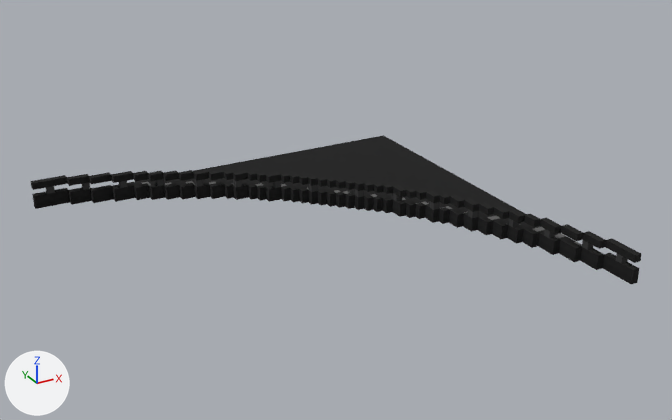
The OBJ model Game Dev 2/Assets/Models/Tracks/90_Large/90_Large-1.obj, before and after one commit.
Camera for both pictures: a camera (50 mm lens) standing at (-44.2, -93.9, 54.5) and looking at (11.1, 6.6, 4.2). The lights are fixed; the arrows at lower left show +X, +Y and +Z. Where no turn or scale is listed for an object, it has been applied to the vertices. Vertices at the same position are counted once.

Objects in the first picture: '90_Large-1'.
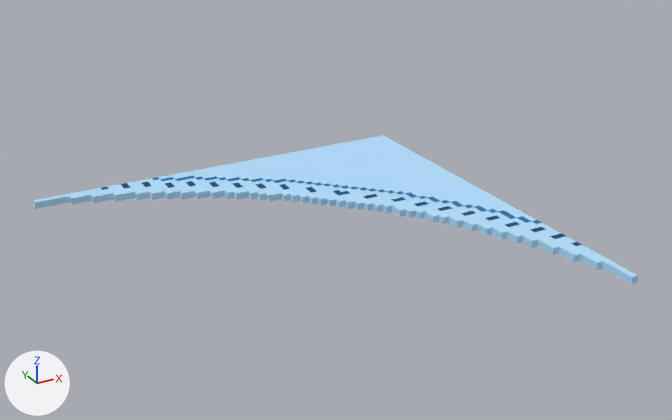
Location of each change, (x1, y1, x2, y2) in pixels of the pictures (672 x 420 px):
'90_Large-1', reshaped: before (31, 135, 641, 285); after (33, 135, 638, 285)
part 1 of me_90_large_1, deleted (black): before (31, 170, 641, 277)
part 2 of me_90_large_1, surface changed (black to blue): (33, 135, 638, 285) in both

The change in detail:
me_90_large_1 is used by ob_90_large_1; location (0.0, 0.0, 0.0).
me_90_large_1 had 1051 vertices, 2240 faces and spanned x -22.5..37.5, y -22.5..37.5, z 0.0..4.0.
me_90_large_1 now has 556 vertices, 1108 faces and spans x -22.5..37.5, y -22.5..37.5, z 0.0..1.0.
me_90_large_1 part 1: 495 vertices removed from x -22.5..37.5, y -22.5..37.5, z 1.0..4.0.
me_90_large_1 part 2: 964 kept faces spanning x -22.5..37.5, y -22.5..37.5, z 0.0..1.0 get new texture (UV) coordinates.
